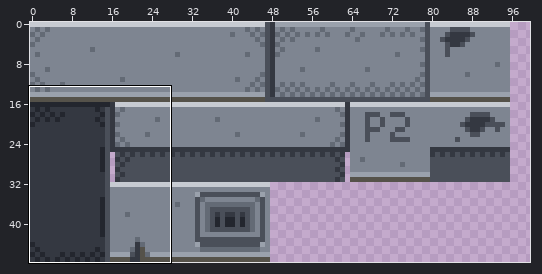
Two versions of one pixel-art file, art/aseprite/garage-tile.aseprite. Above, an overview of the earlier version with the close-up marked.
Close-up. First the earlier version:
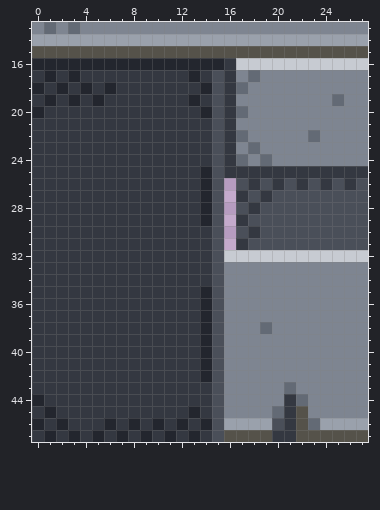
128x48 pixels, 1 frame. Shown: x 0..27, y 13..47. The wide view leaves out empty margins.
And afterwards:
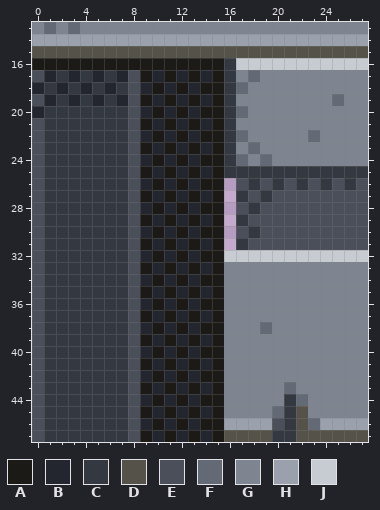
Palette (. is transparent): A #1b1a17  B #23262e  C #343841  D #55524a  E #4a4f59  F #636a75  G #7e8591  H #9aa1ac  J #c7cbd2
What changed:
Layer "Layer 2 #3":
The edit turns colour B into colour A in row 16 at x 0 to 15; in row 17 at x 13; in row 18 at x 14; in row 19 at x 13; in row 20 at x 14; in row 26 at x 14.
The edit turns colour B into colour A in row 28 at x 14; in row 36 at x 14; in row 38 at x 14; in row 40 at x 14; in row 42 at x 14; in row 45 at x 13.
The edit turns colour B into colour A in row 46 at x 10, 12 and 14; in row 47 at x 9, 11 and 13.
The edit turns colour C into colour A in row 17 at x 9 and 11; in row 18 at x 10 and 12; in row 19 at x 9 and 11; in row 20 at x 10 and 12; in row 21 at x 9, 11 and 13; in row 22 at x 10, 12 and 14.
The edit turns colour C into colour A in row 23 at x 9, 11 and 13; in row 24 at x 10, 12 and 14; in row 25 at x 9, 11 and 13; in row 26 at x 10 and 12; in row 27 at x 9, 11 and 13; in row 28 at x 10 and 12.
The edit turns colour C into colour A in row 29 at x 9, 11 and 13; in row 30 at x 10, 12 and 14; in row 31 at x 9, 11 and 13; in row 32 at x 10, 12 and 14; in row 33 at x 9, 11 and 13; in row 34 at x 10, 12 and 14.
The edit turns colour C into colour A in row 35 at x 9, 11 and 13; in row 36 at x 10 and 12; in row 37 at x 9, 11 and 13; in row 38 at x 10 and 12; in row 39 at x 9, 11 and 13; in row 40 at x 10 and 12.
The edit turns colour C into colour A in row 41 at x 9, 11 and 13; in row 42 at x 10 and 12; in row 43 at x 9, 11 and 13; in row 44 at x 10, 12 and 14; in row 45 at x 9 and 11.
The edit turns colour E into colour A in rows 17 to 47 at x 15.
The edit turns colour C into colour B in row 17 at x 5, 7, 10, 12 and 14; in row 18 at x 9, 11 and 13; in row 19 at x 7, 10, 12 and 14; in row 20 at x 9, 11 and 13; in row 21 at x 10, 12 and 14; in row 22 at x 9, 11 and 13.
The edit turns colour C into colour B in row 23 at x 10, 12 and 14; in row 24 at x 9, 11 and 13; in row 25 at x 10 and 12; in row 26 at x 9, 11 and 13; in row 27 at x 10 and 12; in row 28 at x 9, 11 and 13.
The edit turns colour C into colour B in row 29 at x 10 and 12; in row 30 at x 9, 11 and 13; in row 31 at x 10, 12 and 14; in row 32 at x 9, 11 and 13; in row 33 at x 10, 12 and 14; in row 34 at x 9, 11 and 13.
The edit turns colour C into colour B in row 35 at x 10 and 12; in row 36 at x 9, 11 and 13; in row 37 at x 10 and 12; in row 38 at x 9, 11 and 13; in row 39 at x 10 and 12; in row 40 at x 9, 11 and 13.
The edit turns colour C into colour B in row 41 at x 10 and 12; in row 42 at x 9, 11 and 13; in row 43 at x 10, 12 and 14; in row 44 at x 9, 11 and 13; in row 45 at x 10, 12 and 14; in row 46 at x 9, 11 and 13.
The edit turns colour C into colour B in row 47 at x 10, 12 and 14.
The edit turns colour B into colour C in row 45 at x 1; in row 46 at x 2 and 6; in row 47 at x 1, 3, 5 and 7.
The edit turns colour B into colour E in row 44 at x 0; in row 46 at x 0 and 8.
The edit turns colour C into colour E in row 17 at x 0 and 8; in row 18 at x 8; in row 19 at x 0 and 8; in row 20 at x 8; in rows 21 to 43 at x 0 and 8; in row 44 at x 8.
The edit turns colour C into colour E in row 45 at x 0 and 8; in row 47 at x 0 and 8.
Changed places in both close-ups, as pixel boxes (x1, y1, x2, y2):
changed: (32, 58, 224, 442)
